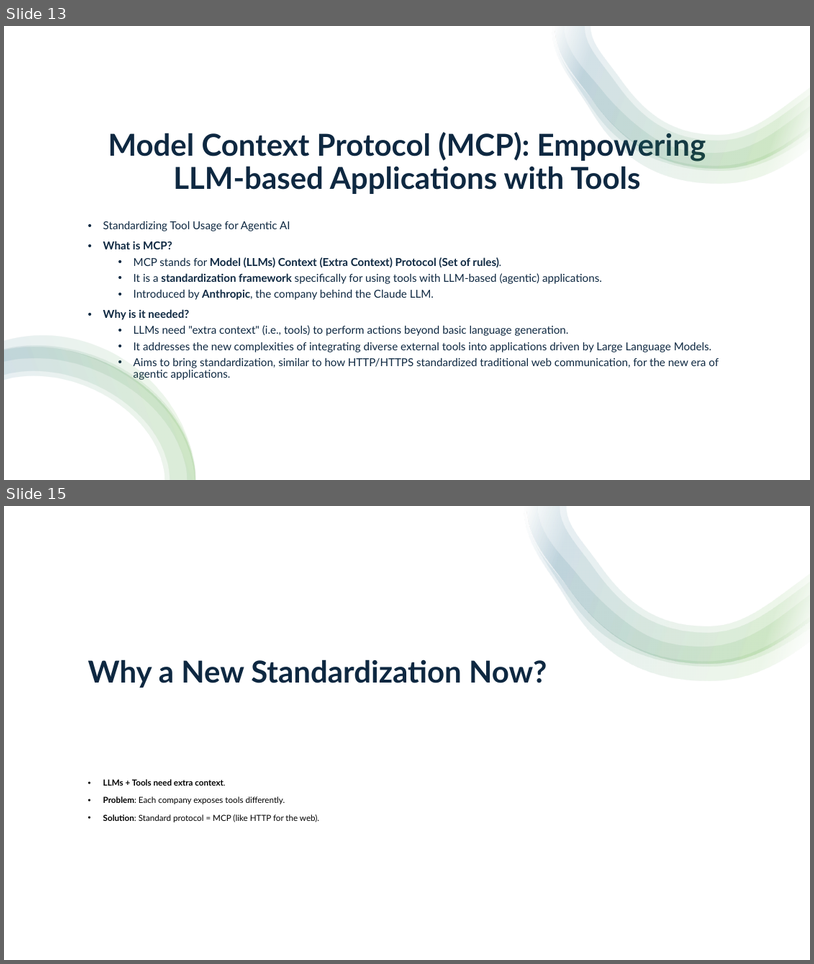
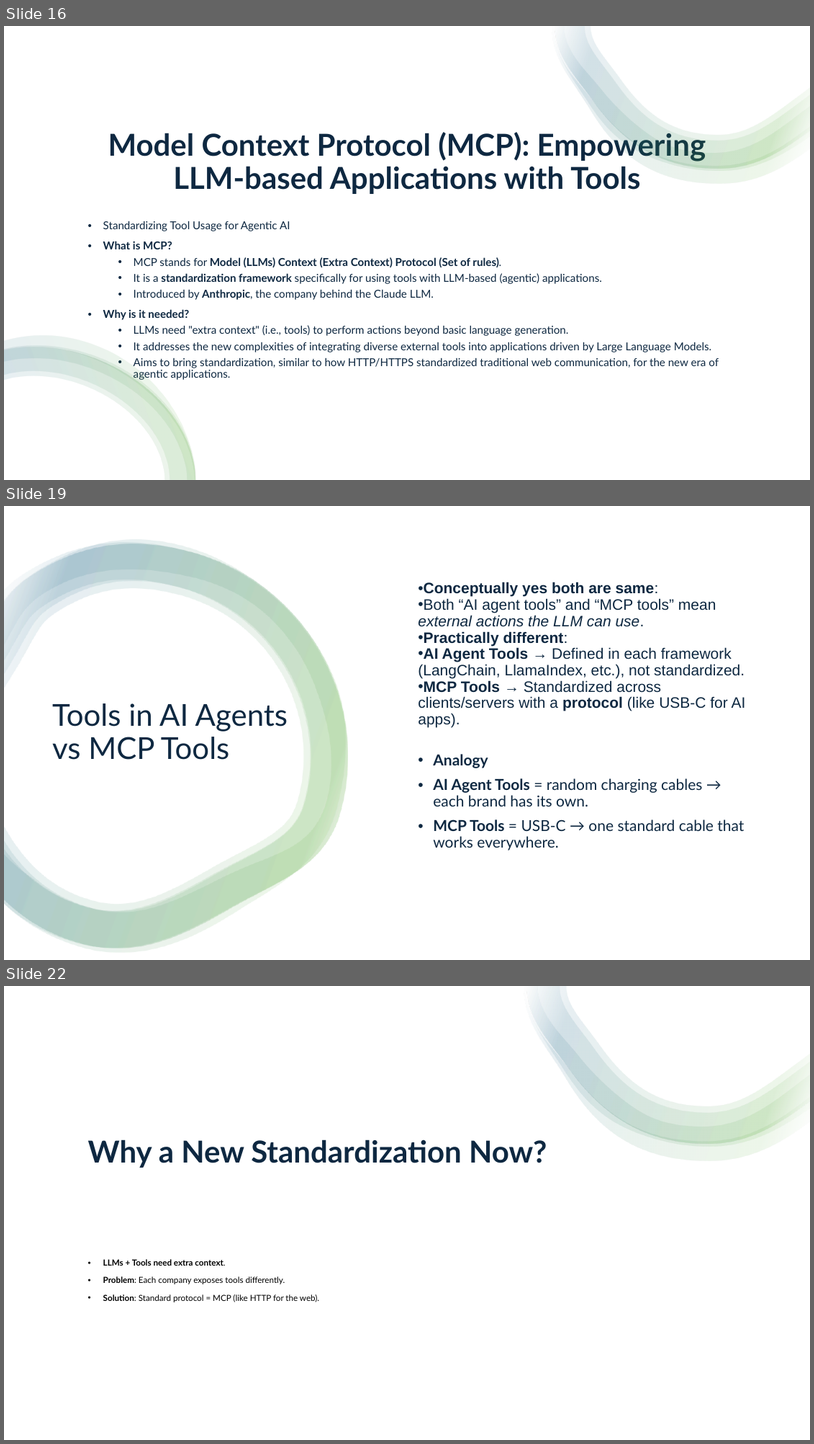
Before and after one commit to aravind07d/Artificial-Intelligent--Presentations, a slide deck: MCP.pptx. Shown one above the other, each under a label of ours: slides 13 and 15 before the commit, slides 16, 19 and 22 after it; the slides between them are not shown. The pictures are 814x964 and 814x1444 pixels, drawn with LibreOffice and Linux fonts; fonts in the diff are those of the drawing. Boxes give left, top, right and bottom in pixels: in the first picture for what was removed or moved away, otherwise in the second. Text is boxed around its words. In the diff, an @@ line names an element or a change of style, - is before the commit and + after.

Commit message:
update the same file
modified with some more information

```diff
--- a/MCP.pptx
+++ b/MCP.pptx
@@ slide 19 added at (4,506,810,960), background #FFFFFF @@
@@ rectangle added at (4,506,810,960), fill #FFFFFF @@
@@ group added at (4,540,348,952): 4 freeform shapes @@
@@ text added at (418,582,746,850), 18 pt, text #0E2841 @@
+• Conceptually yes both are same:
+• Both “AI agent tools” and “MCP tools” mean external actions the LLM can use.
+• Practically different:
+• AI Agent Tools → Defined in each framework (LangChain, LlamaIndex, etc.), not standardized.
+• MCP Tools → Standardized across clients/servers with a protocol (like USB-C for AI apps).
+• Analogy
+• AI Agent Tools = random charging cables → each brand has its own.
+• MCP Tools = USB-C → one standard cable that works everywhere.
@@ title added at (52,703,288,759), 36 pt, text #0E2841 @@
+Tools in AI Agents vs MCP Tools
@@ what was slide 13 is now slide 16 @@
@@ what was slide 15 is now slide 22 @@
```
Also in this commit, not shown: 2 slides changed, 8 other slides added.
